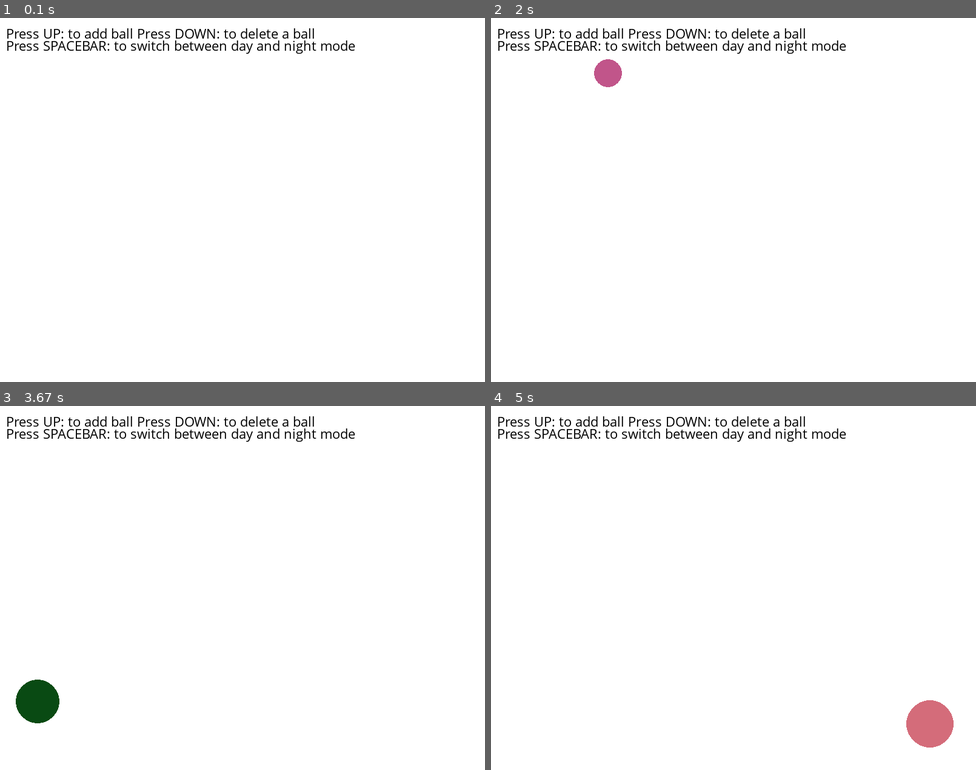
Above: before the commit, frames 1-4 (two rows, left to right).
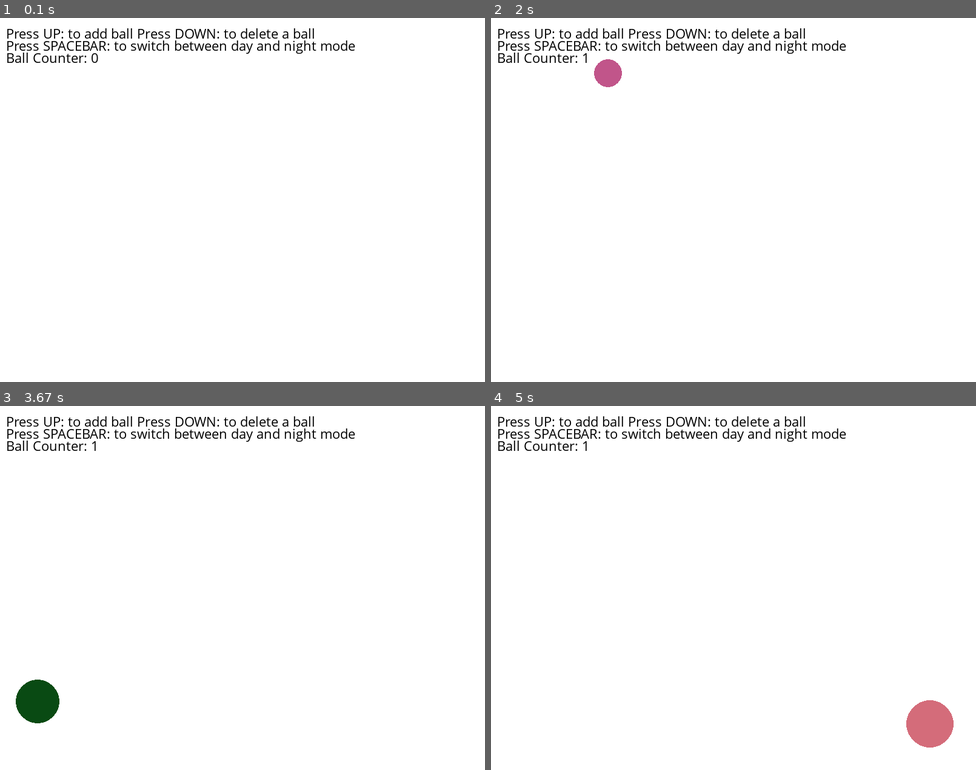
Above: after the commit, the same moments.

Repository: imThayer/bouncing-circles-with-class
Game: pygame game, started from main.py
Same seed, same stepped clock (60 frames per second), same inputs: the game is played once before the commit and once after it.
Inputs:
- Up to frame 1 (0.1 s): no input
- Up to frame 2 (2 s): hold Up 0.33-0.8 s; hold Down 0.83-1.13 s; hold Up 1.17-1.53 s; hold Down 1.57-1.93 s; hold Up from 1.97 s (still down)
- Up to frame 3 (3.67 s): release Up at 2.27 s; hold Down 2.3-2.6 s; hold Up 2.63-3 s; hold Down 3.03-3.4 s; hold Up from 3.43 s (still down)
- Up to frame 4 (5 s): release Up at 3.73 s; hold Down 3.77-4.07 s; hold Up 4.1-4.47 s; hold Down 4.5-4.87 s; hold Up from 4.9 s (still down)

The runs differ from the first frame. In frame 1, 0.2% of the frame differs, in the area x 1-21%, y 9-13%; in frame 2, 0.2%; in frame 3, 0.2%; in frame 4, 0.2%.

Commit message:
ball counter

Diff:
--- a/main.py
+++ b/main.py
@@ -51,9 +51,11 @@
         if event.type == pygame.KEYDOWN:
             if event.key == pygame.K_UP:
                 balls.append(ball.Ball(ball_info[0], rand_color(), [rnd(0,SCREEN_WIDTH), rnd(0,SCREEN_HEIGHT)], rnd(1,50))) # adds instance of ball class
+                text[2].update_text("Ball Counter: "+ str(len(balls)))
             if event.key == pygame.K_DOWN:
                 if len(balls) > 0:
                     balls.pop(0)
+                    text[2].update_text("Ball Counter: "+str(len(balls)))
             if event.key == pygame.K_SPACE:
                 night = not night
 
@@ -88,7 +90,8 @@
     balls = []
     instructions = boxes.Text_box(window, 10, 10, 50, 50, "Press UP: to add ball Press DOWN: to delete a ball", BLACK)
     nightmode_text = boxes.Text_box(window, 10, 30, 50, 50, "Press SPACEBAR: to switch between day and night mode", BLACK)
-    texts = [instructions, nightmode_text]
+    counter = boxes.Text_box(window, 10, 50, 50, 50, "Ball Counter: "+ str(len(balls)), BLACK)
+    texts = [instructions, nightmode_text,counter]
     night = False
 
     # ADD ALL OBJECTS/CLASSES ABOVE HERE
